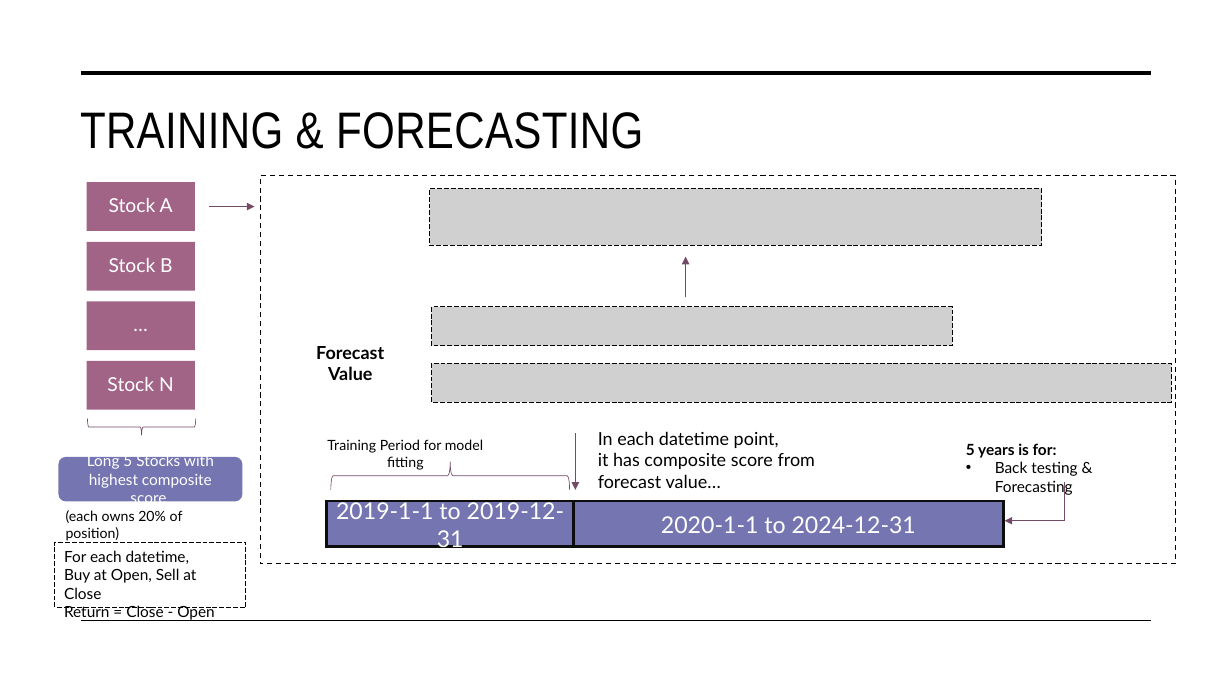
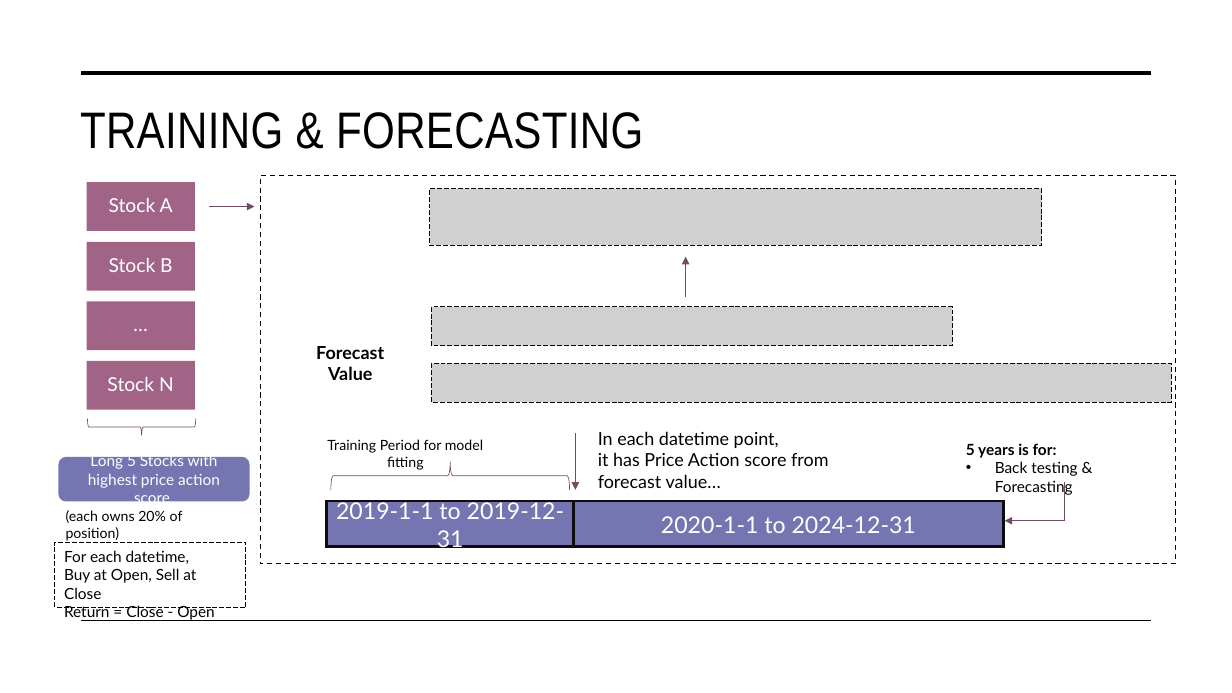
Before and after one commit to Ryrck/mafs5130, a slide deck: slide 10 of MAFS5130 Presentation - WONG Yan Kit.pptx. Drawn at 1232x693 pixels with LibreOffice and Linux fonts; fonts in the diff are those of the drawing; grey boxes stand for pictures. Boxes give left, top, right and bottom in pixels: in the first picture for what was removed or moved away, otherwise in the second. Text is boxed around its words. In the diff, an @@ line names an element or a change of style, - is before the commit and + after.

```diff
--- a/MAFS5130 Presentation - WONG Yan Kit.pptx
+++ b/MAFS5130 Presentation - WONG Yan Kit.pptx
@@ rounded rectangle "Long 5 Stocks with highest ...": place and size @@
-rounded rectangle "Long 5 Stocks with highest ..." at (58, 457, 242, 501)
+rounded rectangle "Long 5 Stocks with highest ..." at (58, 457, 250, 501)
@@ text in rounded rectangle at (88, 453, 220, 507): text changed @@
-Long 5 Stocks with highest composite score
+Long 5 Stocks with highest price action score
@@ text at (598, 452, 828, 466): text changed @@
-it has composite score from
+it has Price Action score from
```
Also in this commit, not shown: 5 other slides changed.
